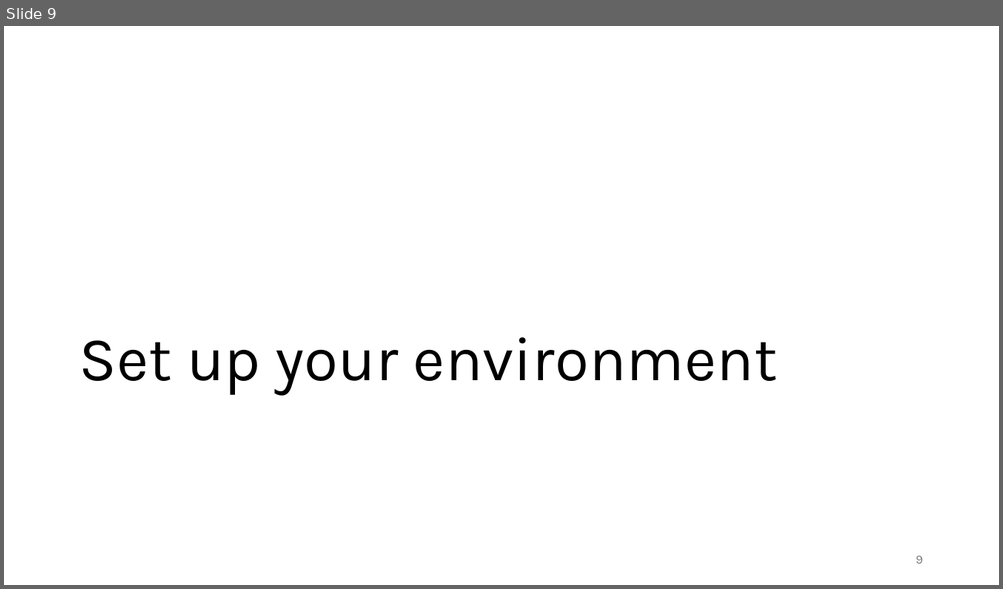
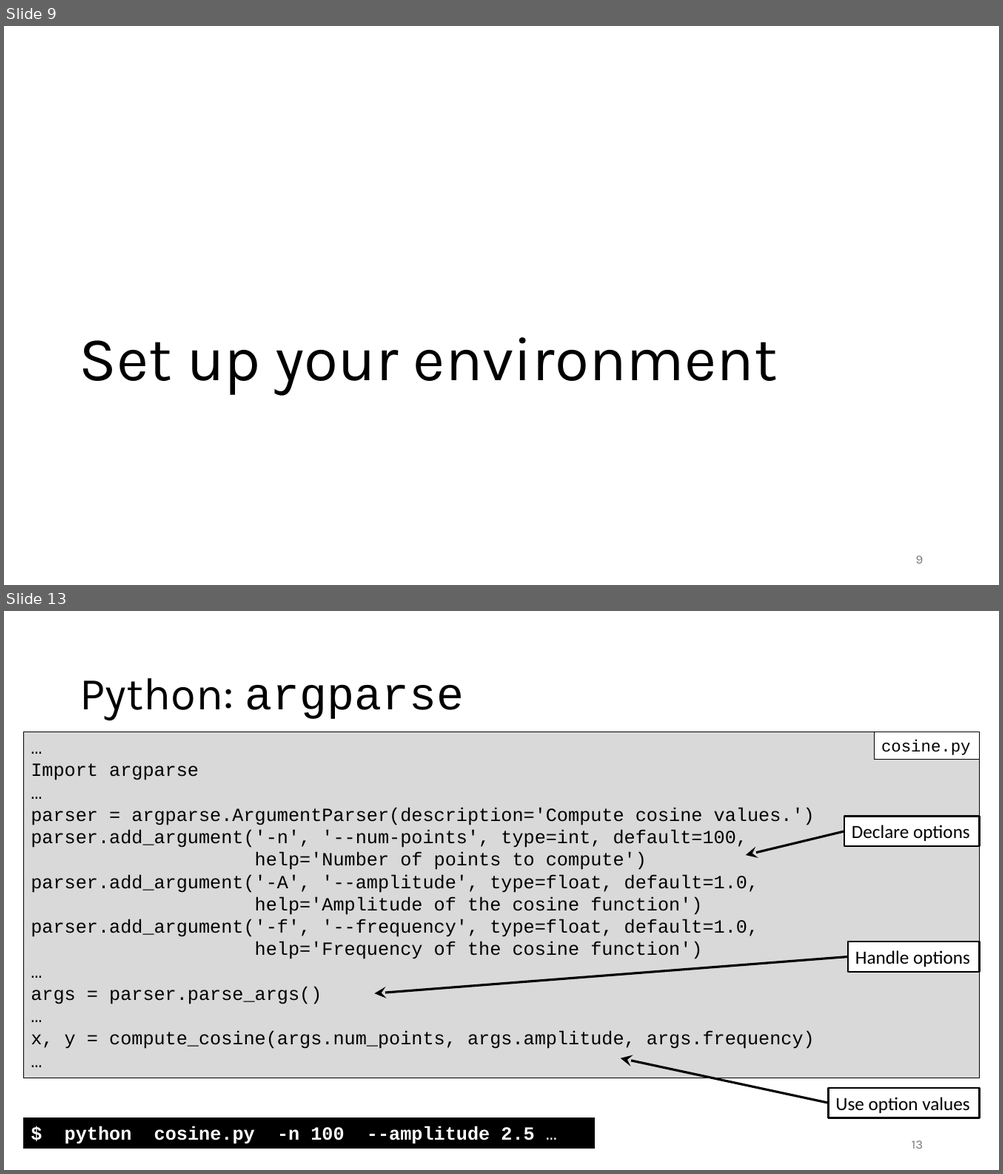
Before and after one commit to gjbex/Best-practices-for-data-science-on-HPC, a slide deck: best_practices_for_data_science_on_hpc.pptx. Shown one above the other, each under a label of ours: slide 9 before the commit, slides 9 and 13 after it; the slides between them are not shown. The pictures are 1003x589 and 1003x1174 pixels, drawn with LibreOffice and Linux fonts; fonts in the diff are those of the drawing. Boxes give left, top, right and bottom in pixels: in the first picture for what was removed or moved away, otherwise in the second. Text is boxed around its words. In the diff, an @@ line names an element or a change of style, - is before the commit and + after.

Commit message:
Add slides on command line arguments

```diff
--- a/best_practices_for_data_science_on_hpc.pptx
+++ b/best_practices_for_data_science_on_hpc.pptx
@@ slide 13 added at (x1=4, y1=611, x2=999, y2=1170), background #FFFFFF @@
@@ title added at (x1=79, y1=678, x2=464, y2=721), 44 pt, text #000000 @@
+Python: argparse
@@ rectangle added at (x1=23, y1=732, x2=979, y2=1078), fill #D9D9D9, outline #000000 0.75 pt, 18 pt, text #000000 @@
+…
+Import argparse
+…
+parser = argparse.ArgumentParser(description='Compute cosine values.')
+parser.add_argument('-n', '--num-points', type=int, default=100,
+help='Number of points to compute')
+parser.add_argument('-A', '--amplitude', type=float, default=1.0,
+help='Amplitude of the cosine function')
+parser.add_argument('-f', '--frequency', type=float, default=1.0,
+help='Frequency of the cosine function')
+…
+args = parser.parse_args()
+…
+x, y = compute_cosine(args.num_points, args.amplitude, args.frequency)
+…
@@ rectangle added at (x1=874, y1=732, x2=980, y2=760), fill #FFFFFF, outline #000000 0.75 pt, 16 pt, text #000000 @@
+cosine.py
@@ arrow added from (844, 832) to (745, 855), #000000 2.25 pt @@
@@ rectangle added at (x1=844, y1=816, x2=979, y2=846), fill #FFFFFF, outline #000000 1.5 pt, 18 pt, text #000000 @@
+Declare options
@@ rectangle added at (x1=848, y1=943, x2=979, y2=972), fill #FFFFFF, outline #000000 1.5 pt, 18 pt, text #000000 @@
+Handle options
@@ arrow added from (848, 957) to (374, 994), #000000 2.25 pt @@
@@ arrow added from (828, 1103) to (620, 1059), #000000 2.25 pt @@
@@ rectangle added at (x1=828, y1=1088, x2=979, y2=1119), fill #FFFFFF, outline #000000 1.5 pt, 18 pt, text #000000 @@
+Use option values
@@ rectangle added at (x1=23, y1=1119, x2=595, y2=1148), fill #000000, outline #000000 0.75 pt, 18 pt, text #FFFFFF, bold @@
+$ python cosine.py -n 100 --amplitude 2.5 …
@@ page number added at (x1=911, y1=1141, x2=922, y2=1149), 12 pt, text #797979 @@
+13
```
Also in this commit, not shown: 1 slide changed, 3 other slides added, 1 slide removed.
